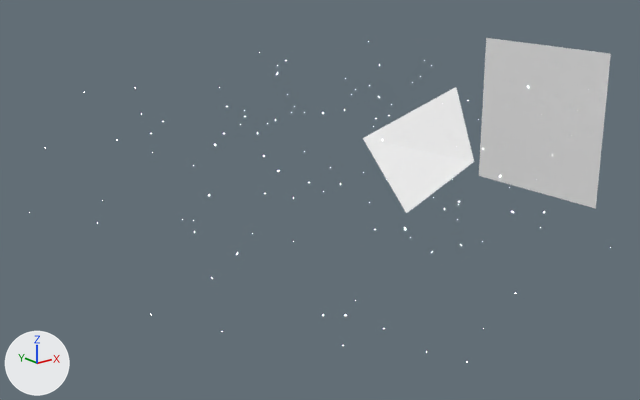
A saved change to the Blender file AAC/CutScenes/Intro/Intro.blend.
Before and after are seen from a 50 mm lens placed at (-166.9, -167.1, 72.6), pointed at (-3.2, 37.5, -9.3). The lights are fixed; the arrows at lower left show +X, +Y and +Z.

The scene before the commit, as lines of its bpy script (objects in view):
```python
me_plane = bpy.data.meshes.new('Plane')
me_plane.from_pydata([(-13.3, 72.2, -13.3), (19.9, 59.2, 3.3), (-17.2, 45.0, -33.6), (1.8, 33.0, -16.2)], [], [(0, 1, 3, 2)])
me_plane_001 = bpy.data.meshes.new('Plane.001')
me_plane_001.from_pydata([(-1.0, 1.0, 0.0), (1.0, 1.0, 0.0), (-1.0, -1.0, 0.0), (1.0, -1.0, 0.0)], [], [(0, 1, 3, 2)])
ob_1st_wave = bpy.data.objects.new('1st Wave', me_plane_001)
ob_1st_wave.location = (100.0, 35.8, 2.2)
ob_1st_wave.rotation_euler = (0.0, 1.571, 0.0)  # degrees (0, 90, 0)
ob_1st_wave.scale = (27.7, 27.7, 27.7)
ob_1st_wave.show_instancer_for_render = False
ob_2nd_wave = bpy.data.objects.new('2nd Wave', me_plane)
ob_2nd_wave.location = (50.7, -8.2, 12.6)
```
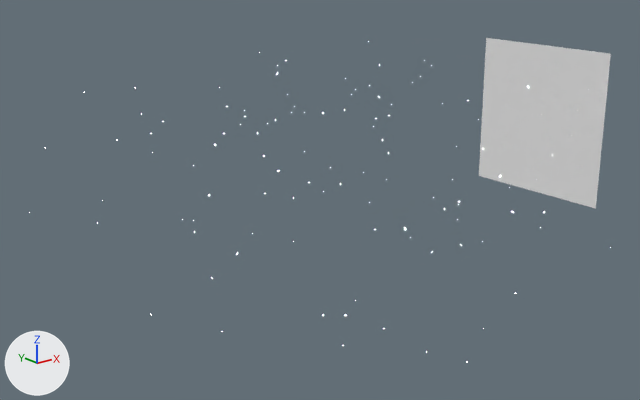
The change, as a list of edits to the scene's bpy script:
```text
Change ob_2nd_wave:
    add ob_2nd_wave.hide_set(True)
```

Changed parts and their boxes (x1, y1, x2, y2) in the pictures (640 x 400 px):
'2nd Wave', hidden
    before: (363, 87, 474, 213)
